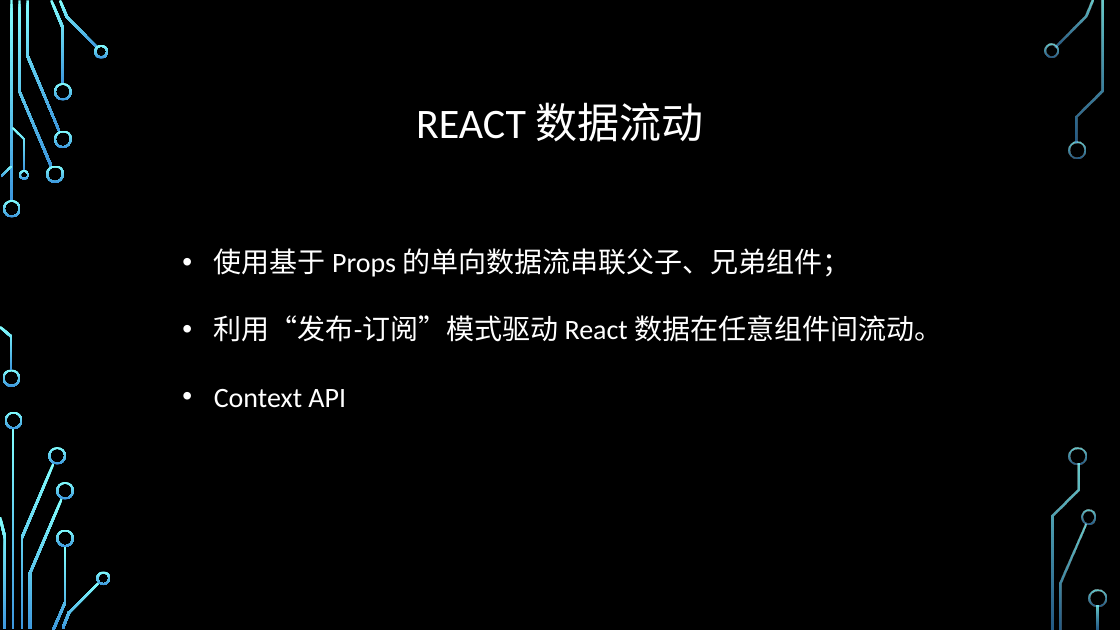
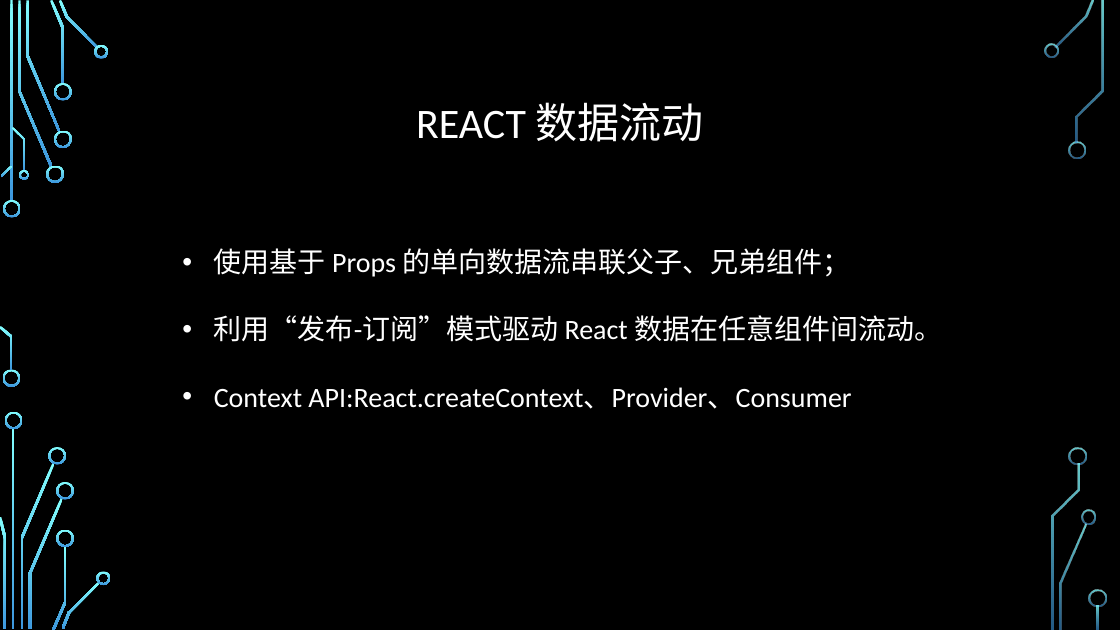
Before and after one commit to jiangyanghe/lagou-lesson, a slide deck: slide 12 of REACT/assets/react 分享.pptx. Drawn at 1120x630 pixels with LibreOffice and Linux fonts; fonts in the diff are those of the drawing; background and template pictures are left out. Boxes give left, top, right and bottom in pixels: in the first picture for what was removed or moved away, otherwise in the second. Text is boxed around its words. In the diff, an @@ line names an element or a change of style, - is before the commit and + after.

Commit message:
feat(): 数据流

```diff
--- a/REACT/assets/react 分享.pptx
+++ b/REACT/assets/react 分享.pptx
@@ text at (214,387,851,409): text changed @@
-• Context API
+• Context API:React.createContext、Provider、Consumer
```
Also in this commit, not shown: 1 other file.
